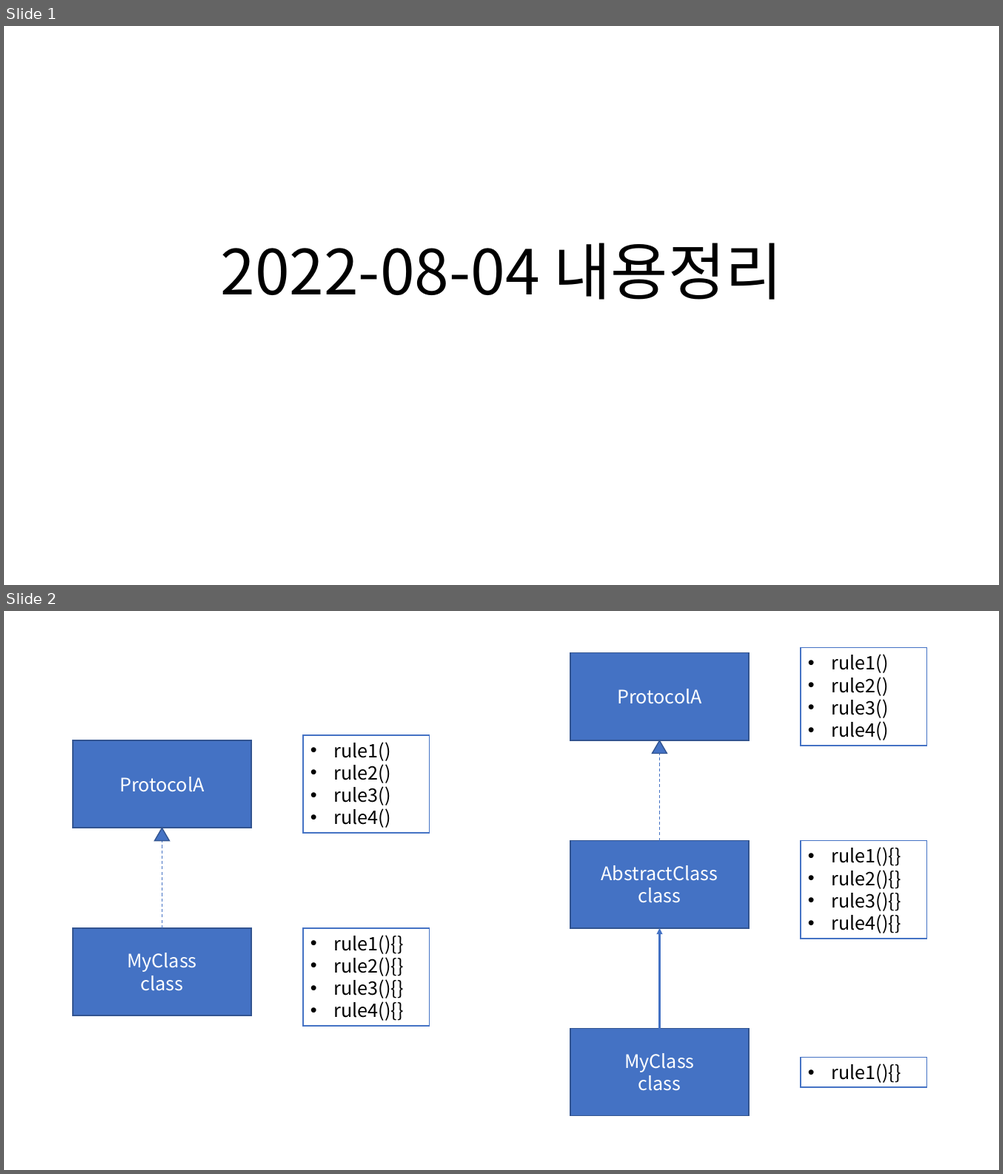
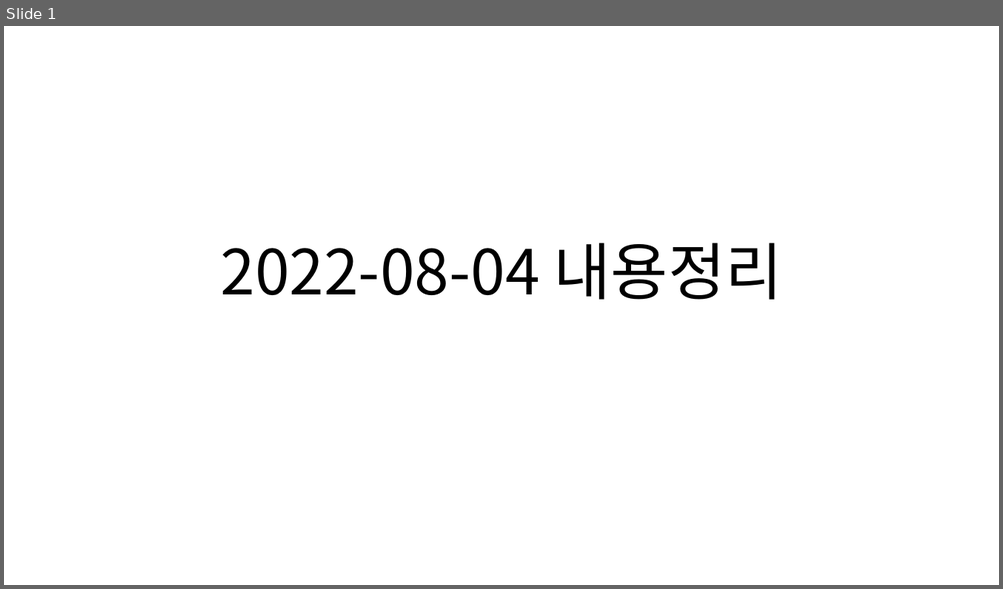
Before and after one commit to Dingadung/2022-study-workspace, a slide deck: study-note/자바/2022-08-04 내용정리 .pptx. Shown one above the other, each under a label of ours: slides 1 and 2 before the commit, slide 1 after it. The pictures are 1003x1174 and 1003x589 pixels, drawn with LibreOffice and Linux fonts; fonts in the diff are those of the drawing. Boxes give left, top, right and bottom in pixels: in the first picture for what was removed or moved away, otherwise in the second. Text is boxed around its words. In the diff, an @@ line names an element or a change of style, - is before the commit and + after.

```diff
--- a/study-note/자바/2022-08-04 내용정리 .pptx
+++ b/study-note/자바/2022-08-04 내용정리 .pptx
@@ slide 2 removed at [4,611,999,1170], background #FFFFFF @@
@@ rectangle removed at [570,652,748,740] @@
-ProtocolA
@@ rectangle removed at [801,647,927,745] @@
-• rule1()
-• rule2()
-• rule3()
-• rule4()
@@ rectangle removed at [73,741,251,828] @@
-ProtocolA
@@ rectangle removed at [303,735,430,833] @@
-• rule1()
-• rule2()
-• rule3()
-• rule4()
@@ triangle removed at [652,741,667,754] @@
@@ line removed from (659, 841) to (659, 741) @@
@@ triangle removed at [155,828,170,841] @@
@@ line removed from (162, 928) to (162, 828) @@
@@ rectangle removed at [570,841,748,928] @@
-AbstractClass
-class
@@ rectangle removed at [801,841,927,939] @@
-• rule1(){}
-• rule2(){}
-• rule3(){}
-• rule4(){}
@@ rectangle removed at [73,928,251,1015] @@
-MyClass
-class
@@ rectangle removed at [303,928,430,1026] @@
-• rule1(){}
-• rule2(){}
-• rule3(){}
-• rule4(){}
@@ arrow removed from (659, 1029) to (659, 928) @@
@@ rectangle removed at [570,1029,748,1116] @@
-MyClass
-class
@@ rectangle removed at [801,1058,927,1088] @@
-• rule1(){}
```
Also in this commit, not shown: 1 slide changed, 4 other slides removed, 17 other files.
